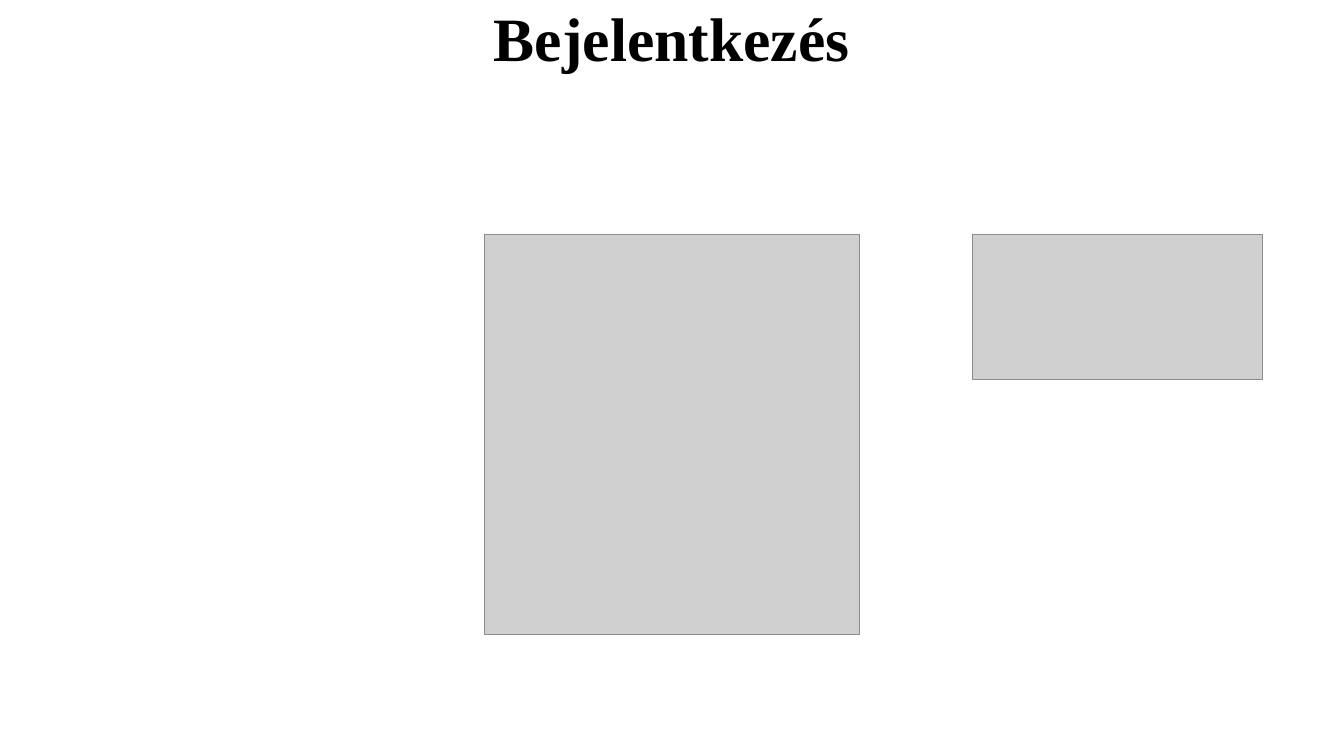
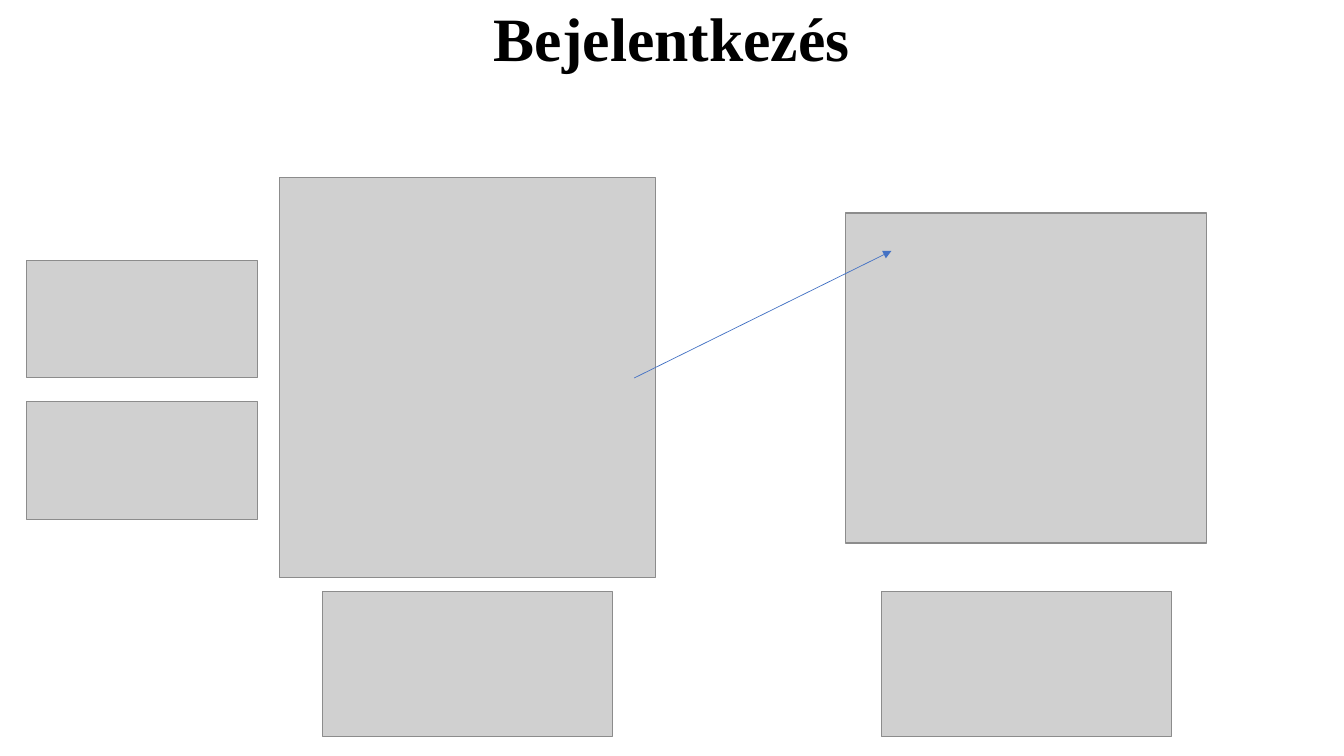
Before and after one commit to K0RN3L07/ParKing, a slide deck: slide 12 of Dokumentumok/ParKing-prezentacio.pptx (slide 13 before the commit). Drawn at 1344x756 pixels with LibreOffice and Linux fonts; fonts in the diff are those of the drawing; grey boxes stand for pictures. Boxes give left, top, right and bottom in pixels: in the first picture for what was removed or moved away, otherwise in the second. Text is boxed around its words. In the diff, an @@ line names an element or a change of style, - is before the commit and + after.

```diff
--- a/Dokumentumok/ParKing-prezentacio.pptx
+++ b/Dokumentumok/ParKing-prezentacio.pptx
@@ picture: place and size @@
-picture at box(484, 234, 860, 634)
+picture at box(279, 178, 655, 579)
@@ picture added at box(846, 213, 1207, 542) @@
@@ picture added at box(27, 260, 258, 378) @@
@@ arrow added from (634, 378) to (891, 251), #4472C4 0.5 pt @@
@@ picture added at box(27, 402, 258, 520) @@
@@ picture: place and size @@
-picture at box(973, 234, 1263, 379)
+picture at box(323, 591, 613, 736)
@@ picture added at box(881, 591, 1172, 736) @@
```
Also in this commit, not shown: 2 other slides changed, 1 slide added, 1 slide removed, 1 other file.
